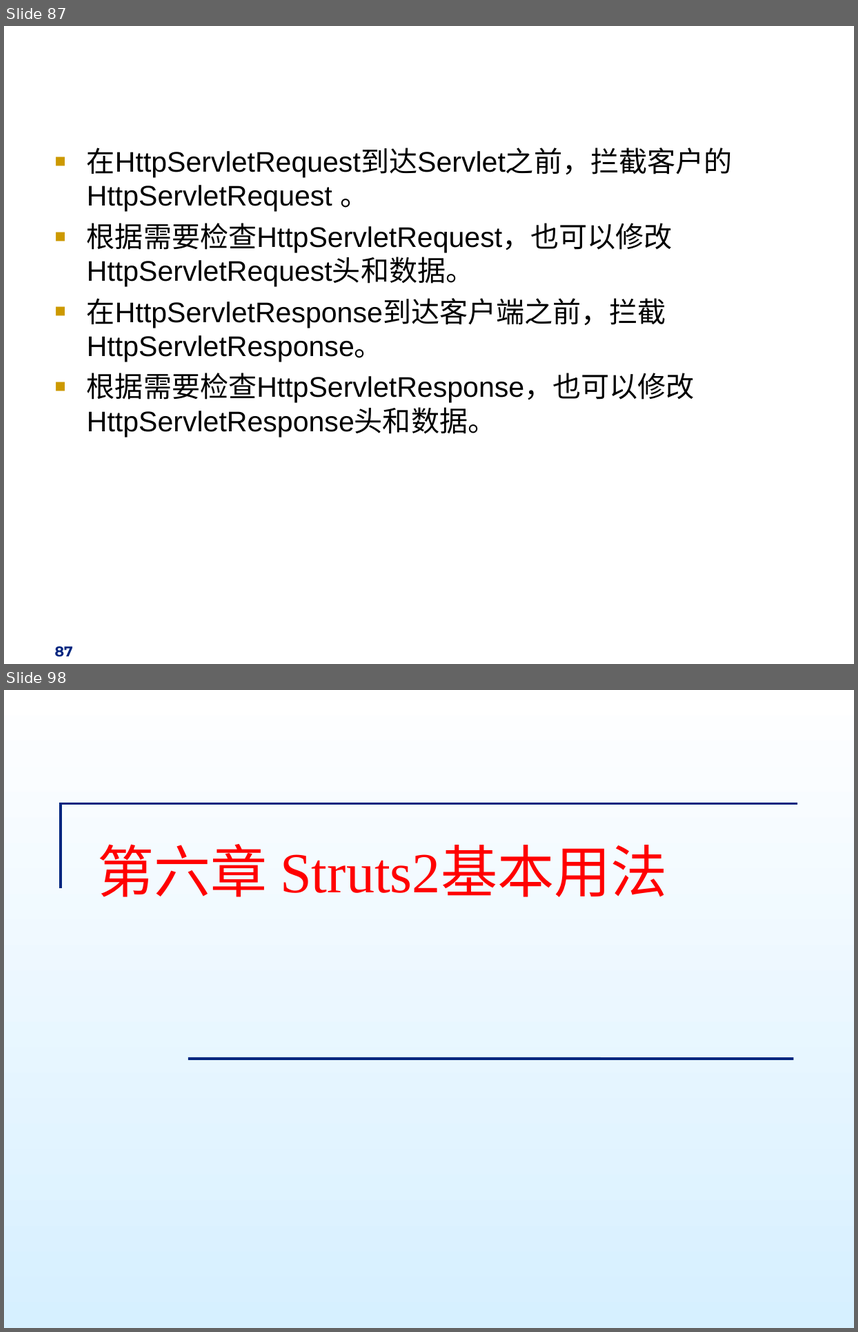
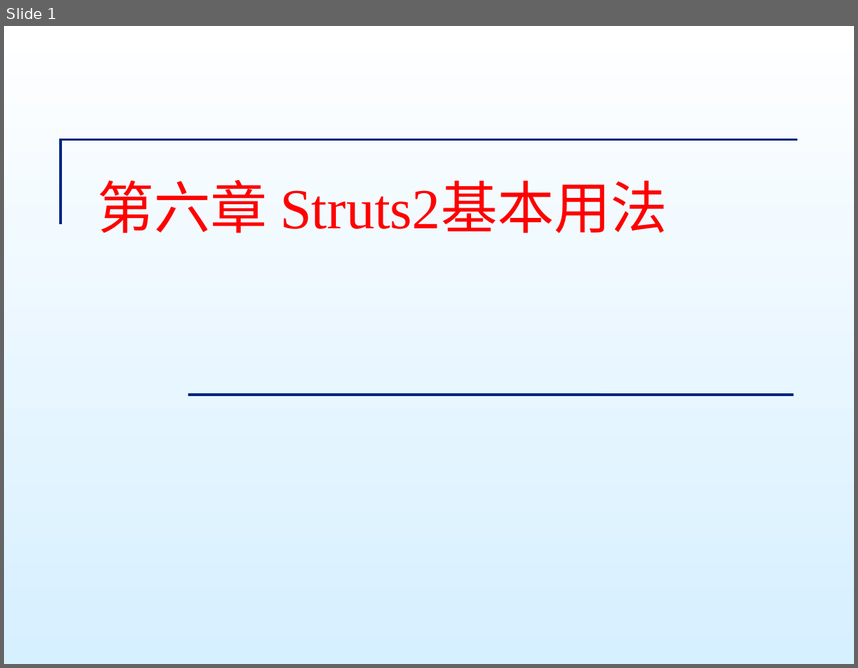
Before and after one commit to qxr777/JavaEECourse, a slide deck: PPT/Struts2.ppt. Shown one above the other, each under a label of ours: slides 87 and 98 before the commit, slide 1 after it; the slides between them are not shown. The pictures are 858x1332 and 858x668 pixels, drawn with LibreOffice and Linux fonts; fonts in the diff are those of the drawing; background and template pictures are left out. Boxes give left, top, right and bottom in pixels: in the first picture for what was removed or moved away, otherwise in the second. Text is boxed around its words. In the diff, an @@ line names an element or a change of style, - is before the commit and + after.

```diff
--- a/PPT/Struts2.ppt
+++ b/PPT/Struts2.ppt
@@ slide 87 removed at (x1=4, y1=26, x2=854, y2=664), background #FFFFFF @@
@@ title removed at (x1=40, y1=49, x2=805, y2=111) @@
-过滤器的作用
@@ text removed at (x1=87, y1=147, x2=733, y2=437) @@
-■ 在HttpServletRequest到达Servlet之前，拦截客户的 HttpServletRequest 。
-■ 根据需要检查HttpServletRequest，也可以修改HttpServletRequest头和数据。
-■ 在HttpServletResponse到达客户端之前，拦截HttpServletResponse。
-■ 根据需要检查HttpServletResponse，也可以修改HttpServletResponse头和数据。
@@ page number removed at (x1=55, y1=646, x2=73, y2=657) @@
-87
@@ what was slide 98 is now slide 1 @@
```
Also in this commit, not shown: 136 other slides removed, 2 other files.
